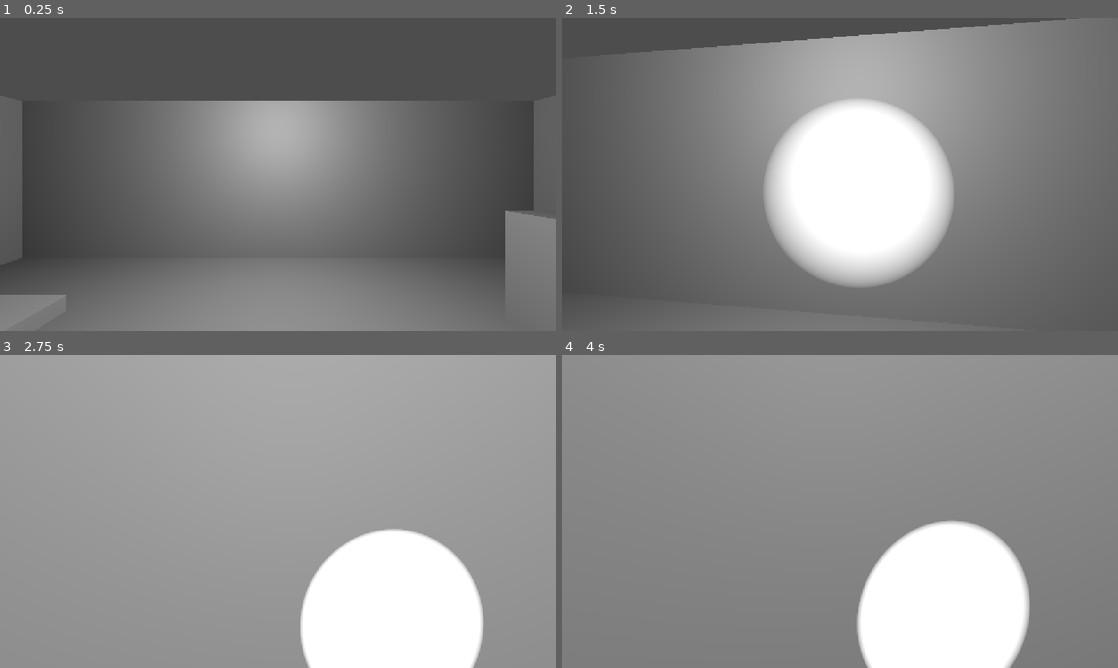
Above: before the commit, frames 1-4 (two rows, left to right).
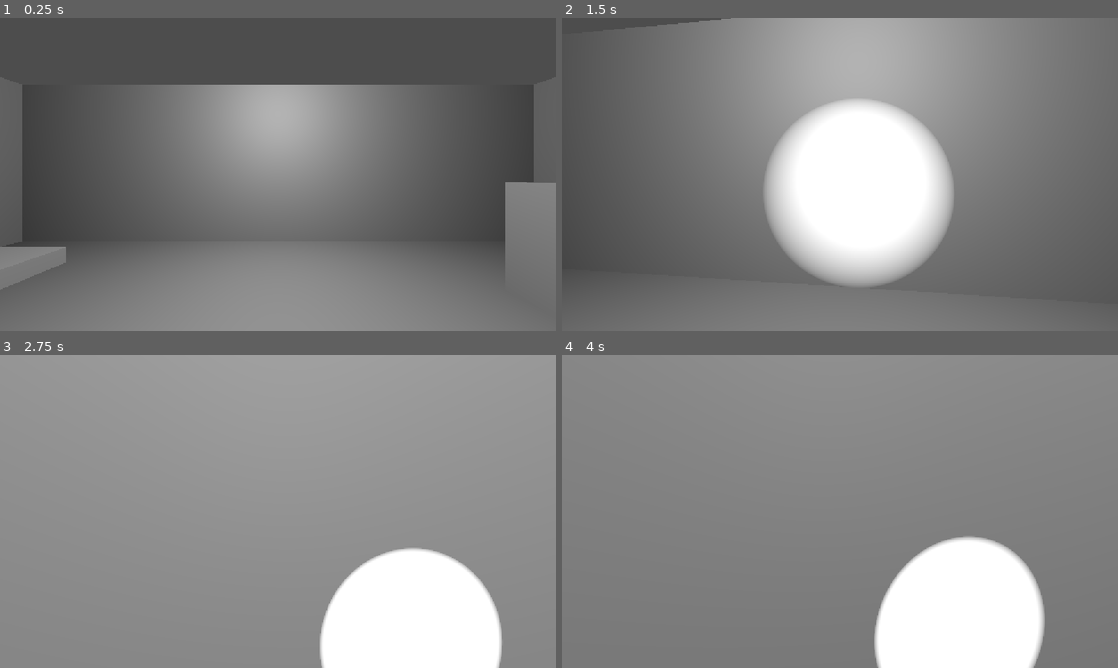
Above: after the commit, the same moments.

Repository: V-spike/nights-of-tec
Game: Godot game, scene res://scenes/main.tscn
Two runs of this game, one before a commit and one after it. Both use one fixed random seed, a clock stepped at 60 frames per second and the inputs below.
Inputs (mouse positions are in pixels of both pictures, inside the frame that each line leads up to):
- Up to frame 1 (0.25 s): no input
- Up to frame 2 (1.5 s): tap Enter at 0.5 s; move the mouse to (867, 174) at 0.52 s; hold Ctrl (crouch) 0.53-1.28 s; hold W (move_forward) from 0.53 s (still down); move the mouse to (812, 174) at 1.27 s; tap F (flashlight) at 1.35 s
- Up to frame 3 (2.75 s): keep holding W (move_forward); move the mouse to (289, 505) at 2.02 s; hold E (interact) from 2.03 s (still down)
- Up to frame 4 (4 s): keep holding W (move_forward); tap Space at 2.75 s; move the mouse to (834, 517) at 2.77 s; release E (interact) at 2.78 s; tap Shift (run) at 2.85 s; tap Enter at 3.5 s; move the mouse to (878, 514) at 3.52 s; hold Ctrl (crouch) from 3.53 s (still down)

The runs differ from the first frame. In frame 1, 4.6% of the frame differs, in the area x 0-100%, y 21-87%; in frame 2, 4.2%; in frame 3, 4.1%; in frame 4, 4.1%.

Commit message:
Size of player and enemy fixed

Diff:
--- a/scenes/enemy/guard.tscn
+++ b/scenes/enemy/guard.tscn
@@ -12,8 +12,7 @@
 script = ExtResource("1_gdvgh")
 
 [node name="CollisionShape3D" type="CollisionShape3D" parent="." unique_id=486353305]
-transform = Transform3D(1, 0, 0, 0, 1, 0, 0, 0, 1, 0, 0.9, 0)
+transform = Transform3D(1.3, 0, 0, 0, 1.3, 0, 0, 0, 1.3, 0, 0.9, 0)
 shape = SubResource("CapsuleShape3D_hfuxe")
 
 [node name="Model" parent="." unique_id=547293199 instance=ExtResource("2_a2f56")]
-transform = Transform3D(0.9, 0, 0, 0, 0.9, 0, 0, 0, 0.9, 0, 0, 0)
--- a/scenes/player/player.tscn
+++ b/scenes/player/player.tscn
@@ -7,6 +7,7 @@
 height = 1.8
 
 [node name="Player" type="CharacterBody3D" unique_id=1111197248 groups=["player"]]
+transform = Transform3D(0.8, 0, 0, 0, 0.8, 0, 0, 0, 0.8, 0, 0, 0)
 collision_layer = 2
 script = ExtResource("1_8afob")
 
